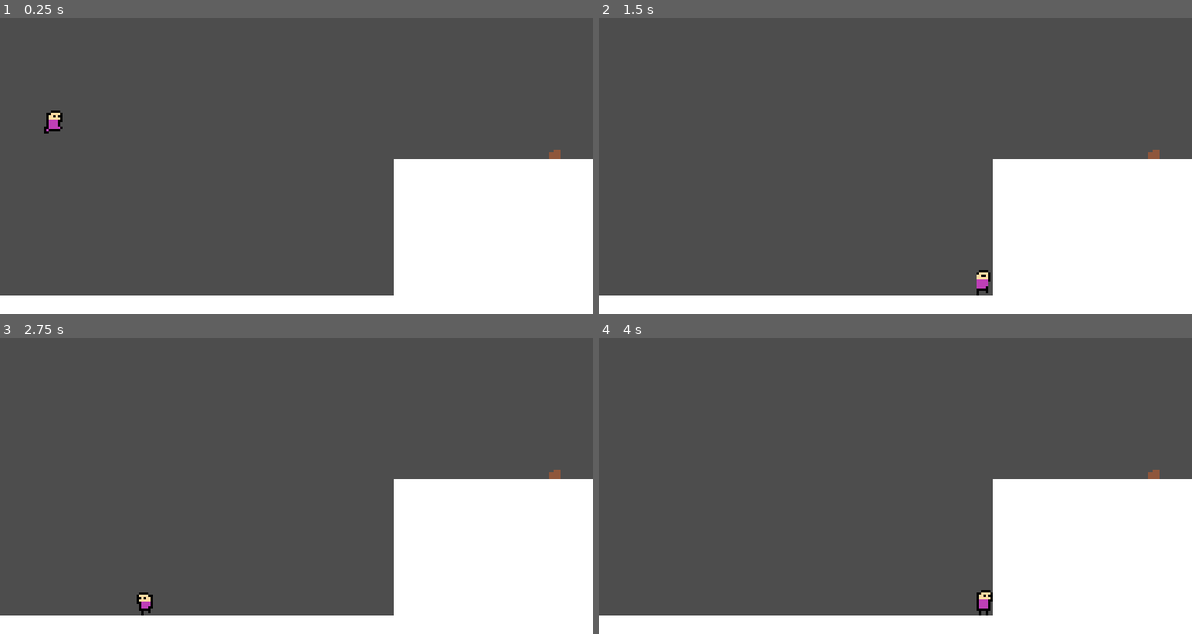
Above: before the commit, frames 1-4 (two rows, left to right).
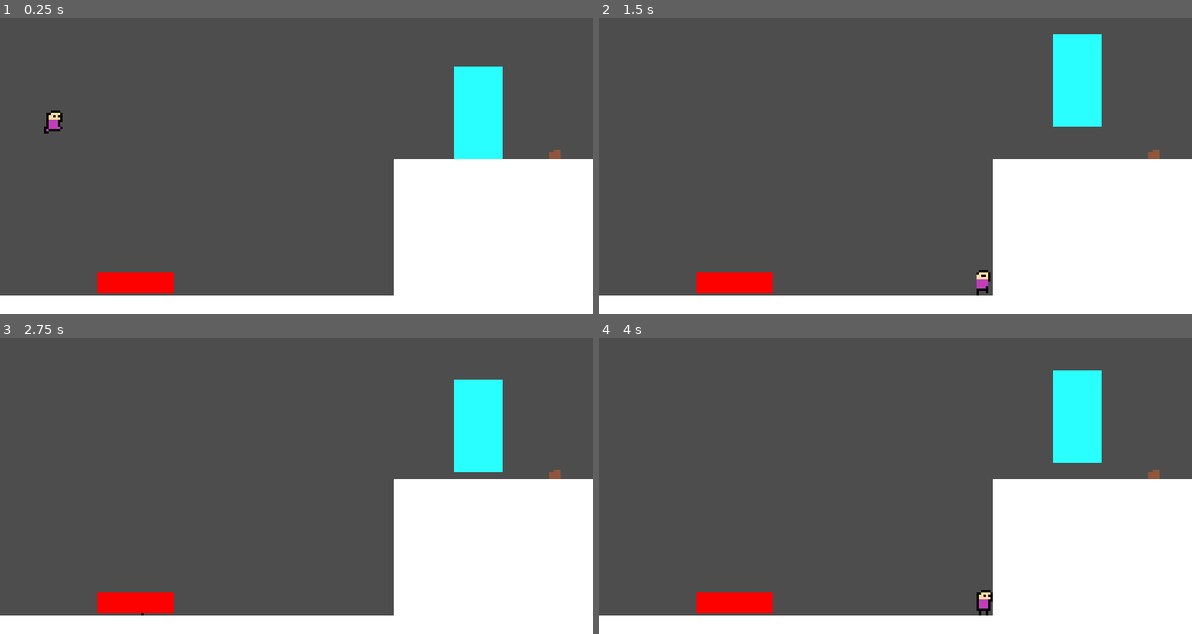
Above: after the commit, the same moments.

Repository: KeichiTS/Go-Godot-Jam-4
Game: Godot game, scene res://scenes/test_map.tscn
The game is run twice, just before and just after one commit, with the same random seed, the same clock (stepped at 60 frames per second) and the same inputs.
Inputs:
- Up to frame 1 (0.25 s): no input
- Up to frame 2 (1.5 s): hold Right (ui_right) from 0.53 s (still down); tap E (carrying) at 0.6, 1.35 s
- Up to frame 3 (2.75 s): release Right (ui_right) at 2.03 s; hold Left (ui_left) from 2.03 s (still down); tap E (carrying) at 2.1 s
- Up to frame 4 (4 s): release Left (ui_left) at 2.78 s; hold Right (ui_right) from 2.78 s (still down); tap E (carrying) at 2.85, 3.6 s

The runs differ from the first frame. In frame 1, 3.5% of the frame differs, in the area x 16-85%, y 16-93%; in frame 2, 3.5%; in frame 3, 3.5%; in frame 4, 3.5%.

Commit message:
pressure_plate_and_platform

Diff:
--- /dev/null
+++ b/scenes/press_and_door.tscn
@@ -0,0 +1,18 @@
+[gd_scene load_steps=2 format=3 uid="uid://b4t5gjtm6xqat"]
+
+[sub_resource type="RectangleShape2D" id="RectangleShape2D_63hlw"]
+size = Vector2(4, 4)
+
+[node name="Press_and_door" type="Node2D"]
+
+[node name="pressure_plate" type="Area2D" parent="."]
+
+[node name="sprite" type="ColorRect" parent="pressure_plate"]
+offset_left = -2.0
+offset_top = -2.0
+offset_right = 2.0
+offset_bottom = 2.0
+color = Color(0.317647, 1, 0.415686, 1)
+
+[node name="shape" type="CollisionShape2D" parent="pressure_plate"]
+shape = SubResource("RectangleShape2D_63hlw")
--- a/scenes/test_map.tscn
+++ b/scenes/test_map.tscn
@@ -1,11 +1,109 @@
-[gd_scene load_steps=5 format=3 uid="uid://dggy34sanoxot"]
+[gd_scene load_steps=13 format=3 uid="uid://dggy34sanoxot"]
 
 [ext_resource type="PackedScene" uid="uid://b08edfre7tjm8" path="res://scenes/player.tscn" id="1_1jag7"]
 [ext_resource type="Script" path="res://scripts/test_map.gd" id="1_4h73t"]
 [ext_resource type="PackedScene" uid="uid://dwx257vpuij3e" path="res://scenes/carrying_object.tscn" id="3_yst0u"]
+[ext_resource type="Script" path="res://scripts/door.gd" id="4_xes7f"]
+[ext_resource type="Script" path="res://scripts/Button.gd" id="5_aa2e8"]
 
 [sub_resource type="RectangleShape2D" id="RectangleShape2D_wdmq5"]
 size = Vector2(1152, 40)
+
+[sub_resource type="RectangleShape2D" id="RectangleShape2D_gj1hk"]
+size = Vector2(21, 40)
+
+[sub_resource type="Animation" id="Animation_5cxxh"]
+length = 0.001
+tracks/0/type = "value"
+tracks/0/imported = false
+tracks/0/enabled = true
+tracks/0/path = NodePath("Door/shape:position")
+tracks/0/interp = 1
+tracks/0/loop_wrap = true
+tracks/0/keys = {
+"times": PackedFloat32Array(0),
+"transitions": PackedFloat32Array(1),
+"update": 0,
+"values": [Vector2(10.5, 20)]
+}
+tracks/1/type = "value"
+tracks/1/imported = false
+tracks/1/enabled = true
+tracks/1/path = NodePath("Door/sprite:position")
+tracks/1/interp = 1
+tracks/1/loop_wrap = true
+tracks/1/keys = {
+"times": PackedFloat32Array(0),
+"transitions": PackedFloat32Array(1),
+"update": 0,
+"values": [Vector2(0, 0)]
+}
+
+[sub_resource type="Animation" id="Animation_lc5i2"]
+resource_name = "closing"
+length = 1.5
+tracks/0/type = "value"
+tracks/0/imported = false
+tracks/0/enabled = true
+tracks/0/path = NodePath("Door/sprite:position")
+tracks/0/interp = 1
+tracks/0/loop_wrap = true
+tracks/0/keys = {
+"times": PackedFloat32Array(0, 1.5),
+"transitions": PackedFloat32Array(1, 1),
+"update": 0,
+"values": [Vector2(0, -21), Vector2(0, 0)]
+}
+tracks/1/type = "value"
+tracks/1/imported = false
+tracks/1/enabled = true
+tracks/1/path = NodePath("Door/shape:position")
+tracks/1/interp = 1
+tracks/1/loop_wrap = true
+tracks/1/keys = {
+"times": PackedFloat32Array(0, 1.5),
+"transitions": PackedFloat32Array(1, 1),
+"update": 0,
+"values": [Vector2(10.5, -1), Vector2(10.5, 20)]
+}
+
+[sub_resource type="Animation" id="Animation_pnv3u"]
+resource_name = "opening"
+length = 0.5
+tracks/0/type = "value"
+tracks/0/imported = false
+tracks/0/enabled = true
+tracks/0/path = NodePath("Door/shape:position")
+tracks/0/interp = 1
+tracks/0/loop_wrap = true
+tracks/0/keys = {
+"times": PackedFloat32Array(0, 0.5),
+"transitions": PackedFloat32Array(1, 1),
+"update": 0,
+"values": [Vector2(10.5, 20), Vector2(10.5, -1)]
+}
+tracks/1/type = "value"
+tracks/1/imported = false
+tracks/1/enabled = true
+tracks/1/path = NodePath("Door/sprite:position")
+tracks/1/interp = 1
+tracks/1/loop_wrap = true
+tracks/1/keys = {
+"times": PackedFloat32Array(0, 0.5),
+"transitions": PackedFloat32Array(1, 1),
+"update": 0,
+"values": [Vector2(0, 0), Vector2(0, -21)]
+}
+
+[sub_resource type="AnimationLibrary" id="AnimationLibrary_68n1s"]
+_data = {
+"RESET": SubResource("Animation_5cxxh"),
+"closing": SubResource("Animation_lc5i2"),
+"opening": SubResource("Animation_pnv3u")
+}
+
+[sub_resource type="RectangleShape2D" id="RectangleShape2D_b3utm"]
+size = Vector2(33, 9)
 
 [node name="Test_map" type="Node"]
 script = ExtResource("1_4h73t")
@@ -47,3 +145,44 @@
 
 [node name="Carrying_object" parent="." instance=ExtResource("3_yst0u")]
 position = Vector2(240, 56)
+
+[node name="Door" type="StaticBody2D" parent="." groups=["door"]]
+position = Vector2(196, 21)
+collision_layer = 4
+collision_mask = 15
+script = ExtResource("4_xes7f")
+metadata/_edit_group_ = true
+
+[node name="sprite" type="ColorRect" parent="Door"]
+offset_right = 21.0
+offset_bottom = 40.0
+color = Color(0.164706, 1, 1, 1)
+metadata/_edit_group_ = true
+
+[node name="shape" type="CollisionShape2D" parent="Door"]
+position = Vector2(10.5, 20)
+shape = SubResource("RectangleShape2D_gj1hk")
+metadata/_edit_group_ = true
+
+[node name="anim" type="AnimationPlayer" parent="Door"]
+root_node = NodePath("../..")
+libraries = {
+"": SubResource("AnimationLibrary_68n1s")
+}
+
+[node name="Button" type="Area2D" parent="Door"]
+position = Vector2(-154, 58)
+script = ExtResource("5_aa2e8")
+
+[node name="shape" type="CollisionShape2D" parent="Door/Button"]
+position = Vector2(16.5, 35.5)
+shape = SubResource("RectangleShape2D_b3utm")
+
+[node name="sprite" type="ColorRect" parent="Door/Button"]
+offset_top = 31.0
+offset_right = 33.0
+offset_bottom = 40.0
+color = Color(1, 0, 0, 1)
+
+[connection signal="body_entered" from="Door/Button" to="Door/Button" method="_on_body_entered"]
+[connection signal="body_exited" from="Door/Button" to="Door/Button" method="_on_body_exited"]
--- /dev/null
+++ b/scripts/Button.gd
@@ -0,0 +1,10 @@
+extends Area2D
+
+
+func _on_body_entered(body):
+	if get_parent().is_in_group('door'):
+		get_parent()._open_the_door()
+
+func _on_body_exited(body):
+	if get_parent().is_in_group('door'):
+		get_parent()._close_the_door()
--- a/scripts/Player.gd
+++ b/scripts/Player.gd
@@ -26,7 +26,6 @@
 	$sprite.show()
 
 func _physics_process(delta):
-	print('is_holding', is_holding)
 	_move(delta)
 	_chance_anim()
 	_die()
--- a/scripts/carrying_object.gd
+++ b/scripts/carrying_object.gd
@@ -1,9 +1,9 @@
+#Code by: KeichiTS - 2023
+
 extends RigidBody2D
 
 var can_hold = false
 
-
-# Called every frame. 'delta' is the elapsed time since the previous frame.
 func _process(delta):
 	if can_hold == true:
 		if Input.is_action_just_pressed("carrying"):
@@ -11,3 +11,28 @@
 
 func _on_timer_timeout():
 	queue_free()
+
+###################################################
+#     ~ It ain't much, but it's honest work ~     #
+###################################################
+##        #####################################   #
+##          #############################         #
+####            ######################            #
+#####            #####           #                #
+#######                                         ###
+#########  #                                   ####
+###########                              ## #######
+#########      ###               ###       ########
+#########     # ###             #####       #######
+########      #####             ####         ######
+########       ##                ##          ######
+#######               ##                    #######
+#######  ##           ####            ##      #####
+####### #####        ########       #######    ####
+########               #####                    ###
+#########                                       ###
+##########                                       ##
+#########                                         #
+###################################################
+#               ~ KeichiTS - 2023 ~               #
+###################################################
--- /dev/null
+++ b/scripts/door.gd
@@ -0,0 +1,12 @@
+extends StaticBody2D
+
+
+
+func _close_the_door():
+	$anim.play("closing")
+	await $anim.animation_finished
+
+func _open_the_door():
+	print('entrou')
+	$anim.play("opening")
+	await $anim.animation_finished
--- a/scripts/test_map.gd
+++ b/scripts/test_map.gd
@@ -4,6 +4,9 @@
 
 var respawn_player = preload('res://scenes/player.tscn')
 var initial_position = Vector2(24,-24)
+
+func _ready():
+	$Door/anim.play("new_animation")
 
 func reload():
 	var Player = respawn_player.instantiate()
